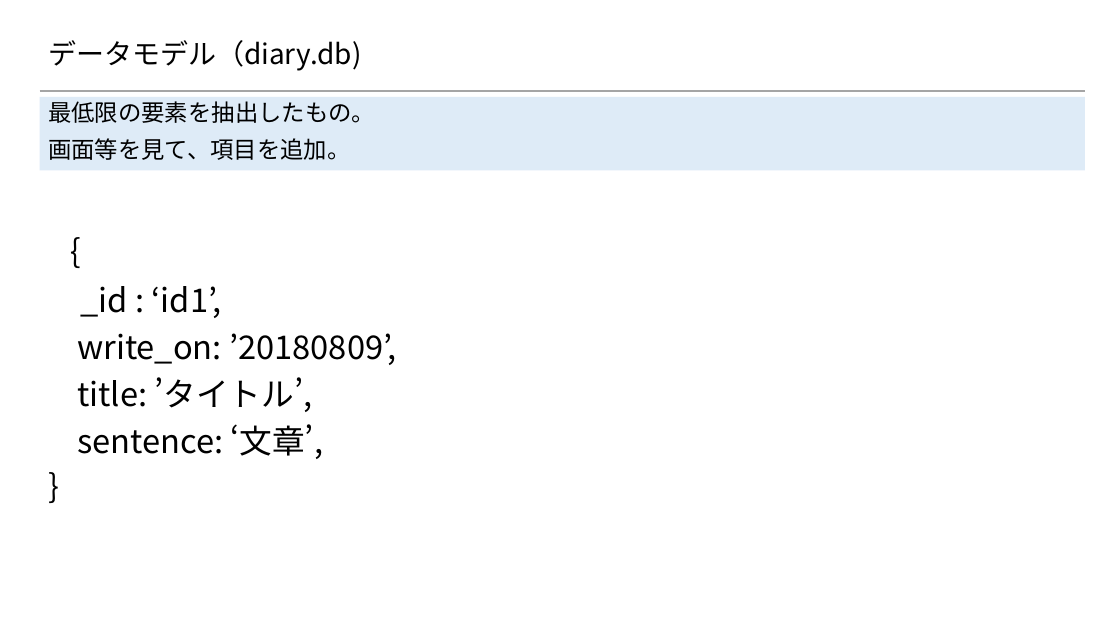
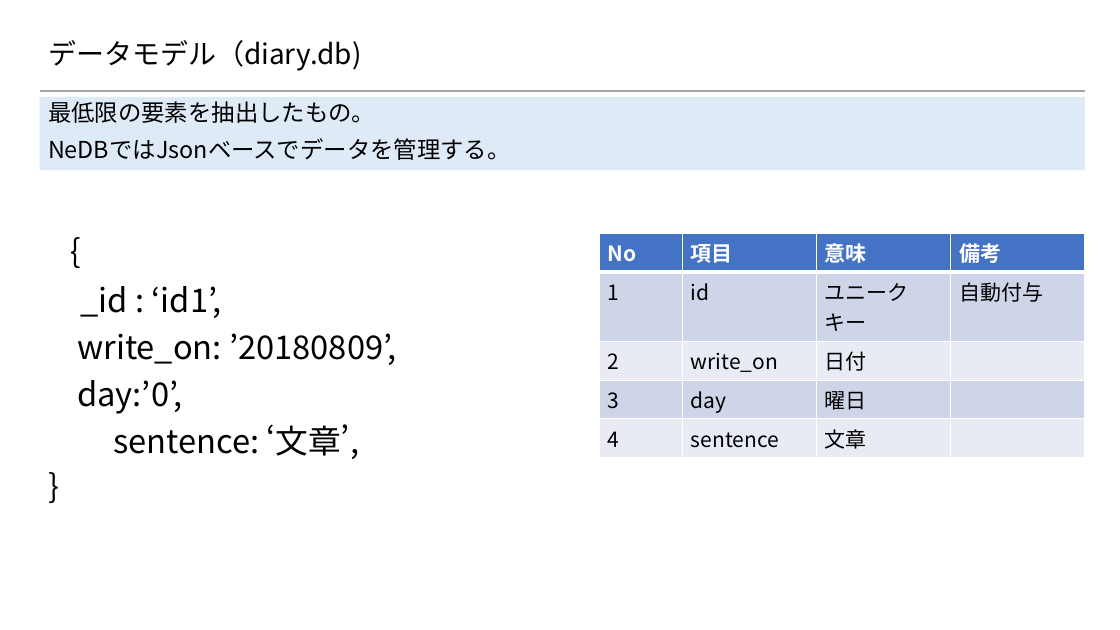
Before and after one commit to 2018SYSTEMI34/diary, a slide deck: slide 4 of doc/01_勉強会/01_勉強会資料/20180919_勉強会/02.資料/01_登録機能.pptx (slide 6 before the commit). Drawn at 1120x630 pixels with LibreOffice and Linux fonts; fonts in the diff are those of the drawing; background and template pictures are left out. Boxes give left, top, right and bottom in pixels: in the first picture for what was removed or moved away, otherwise in the second. Text is boxed around its words. In the diff, an @@ line names an element or a change of style, - is before the commit and + after.

```diff
--- a/doc/01_勉強会/01_勉強会資料/20180919_勉強会/02.資料/01_登録機能.pptx
+++ b/doc/01_勉強会/01_勉強会資料/20180919_勉強会/02.資料/01_登録機能.pptx
@@ text at (48,138,511,160): text changed @@
-画面等を見て、項目を追加。
+NeDBではJsonベースでデータを管理する。
@@ table added at (599,234,1086,453), 5 rows, 4 columns @@
+No | 項目 | 意味 | 備考
+1 | id | ユニークキー | 自動付与
+2 | write_on | 日付 | 
+3 | day | 曜日 | 
+4 | sentence | 文章 | 
@@ text at (77,380,182,414): text changed @@
-title: ’タイトル’,
+day:’0’,
```
Also in this commit, not shown: 1 slide added, 3 slides removed.
